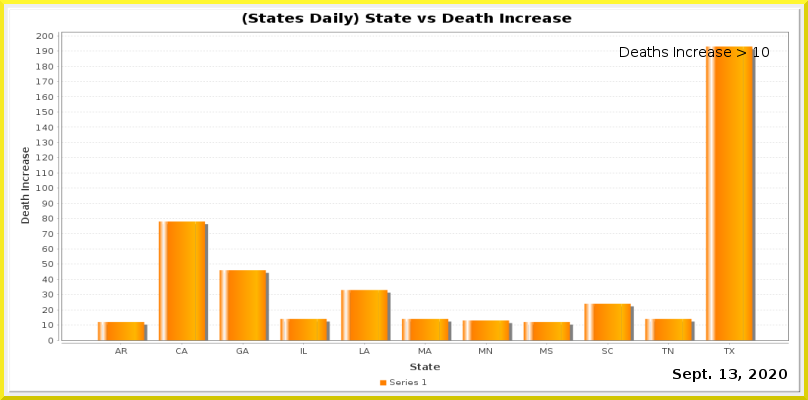
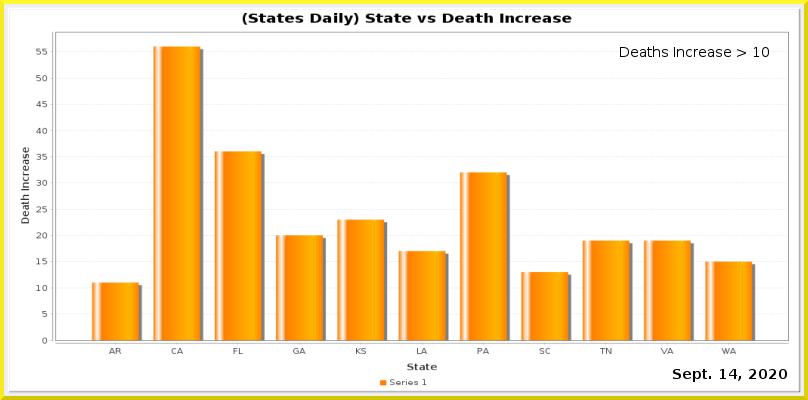
The second w=808, h=400 image is a revision of the first. Changes to its layers:
painted on "Current Date" over 729, 369, 737, 379
painted on "Date_vs_TestIncrease.png" over 36, 31, 789, 371
